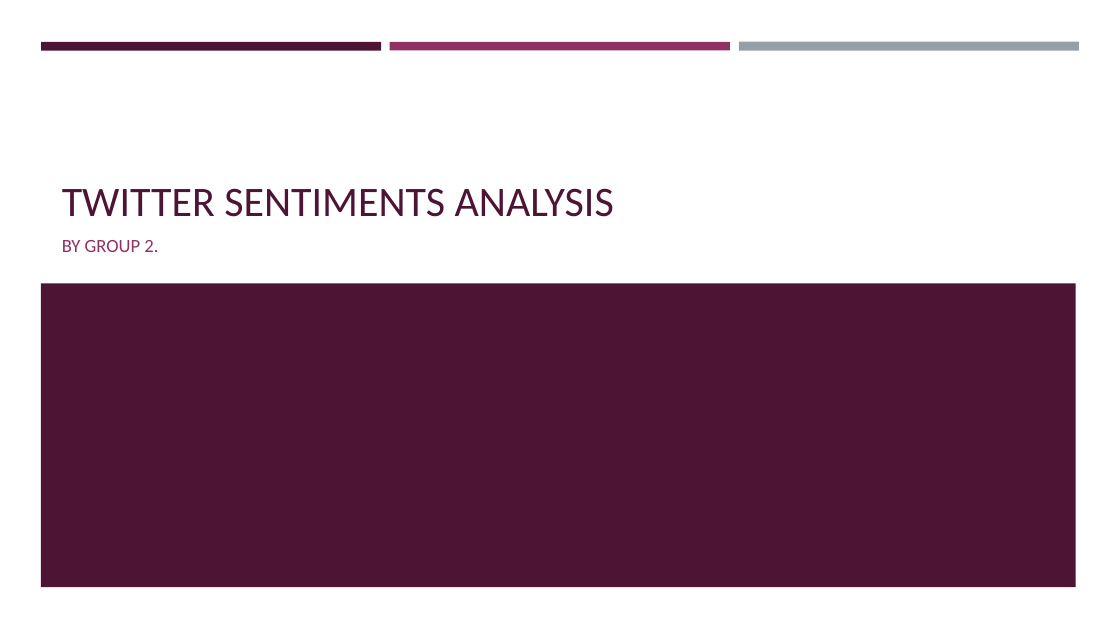
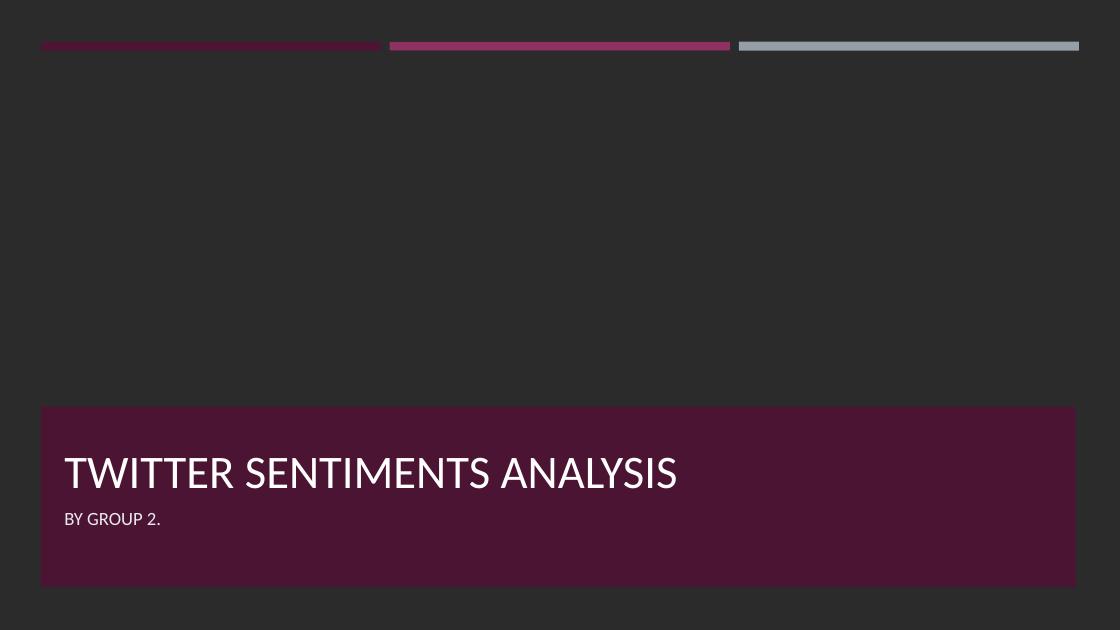
Before and after one commit to Godfrey-249/Phase-4-Group-2--NLP-Project, a slide deck: slide 1 of TWITTER SENTIMENTS ANALYSIS.pptx. Drawn at 1120x630 pixels with LibreOffice and Linux fonts; fonts in the diff are those of the drawing; background and template pictures are left out; a plain dark background stands for a picture behind light text. Boxes give left, top, right and bottom in pixels: in the first picture for what was removed or moved away, otherwise in the second. Text is boxed around its words. In the diff, an @@ line names an element or a change of style, - is before the commit and + after.

```diff
--- a/TWITTER SENTIMENTS ANALYSIS.pptx
+++ b/TWITTER SENTIMENTS ANALYSIS.pptx
@@ background #FFFFFF to picture (left out) @@
@@ rectangle added at (0,0,1120,630), fill #FFFFFF @@
@@ rectangle removed at (41,42,381,50) @@
@@ rectangle added at (41,42,381,50), fill #4D1434 @@
@@ rectangle removed at (390,42,730,50) @@
@@ rectangle added at (390,42,730,50), fill #903163 @@
@@ rectangle removed at (739,42,1079,51) @@
@@ rectangle added at (739,42,1079,51), fill #969FA7 @@
@@ rectangle removed at (41,283,1076,586) @@
@@ rectangle added at (41,407,1075,587), fill #4D1434 at 97% opacity @@
@@ title "TWITTER SENTIMENTS ANALYSIS": place and size @@
-title "TWITTER SENTIMENTS ANALYSIS" at (62,188,614,217)
+title "TWITTER SENTIMENTS ANALYSIS" at (64,457,678,489)
@@ title "TWITTER SENTIMENTS ANALYSIS" at (64,457,678,489): size 36 to 40 pt, text colour #4D1434 to #FFFFFF @@
@@ subtitle "BY GROUP 2.": place and size @@
-subtitle "BY GROUP 2." at (62,240,158,252)
+subtitle "BY GROUP 2." at (64,513,161,525)
@@ subtitle "BY GROUP 2." at (64,513,161,525): text colour #903163 to #EBEBEB @@
```
Also in this commit, not shown: 7 other slides changed, 5 other files.
